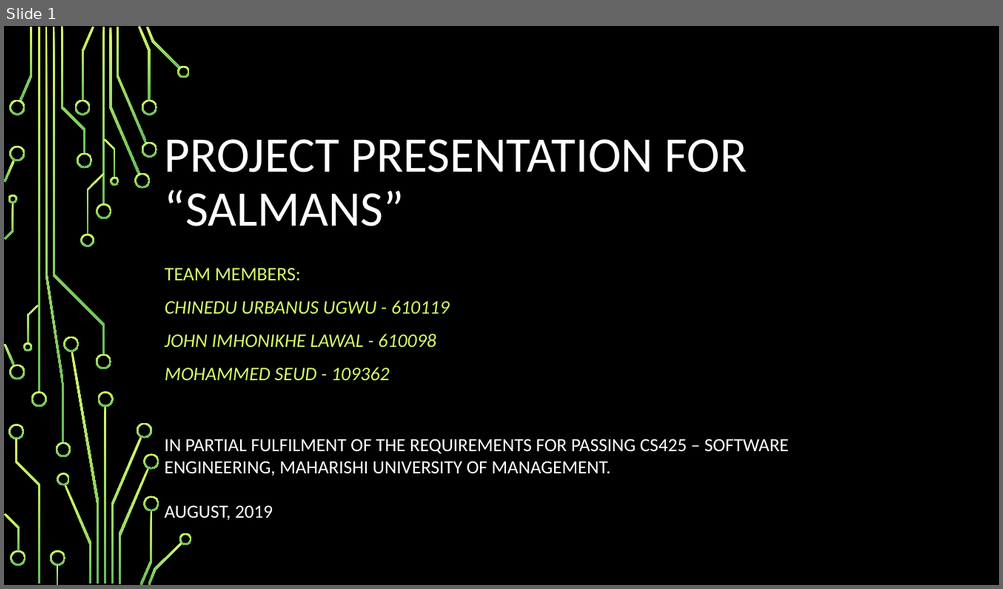
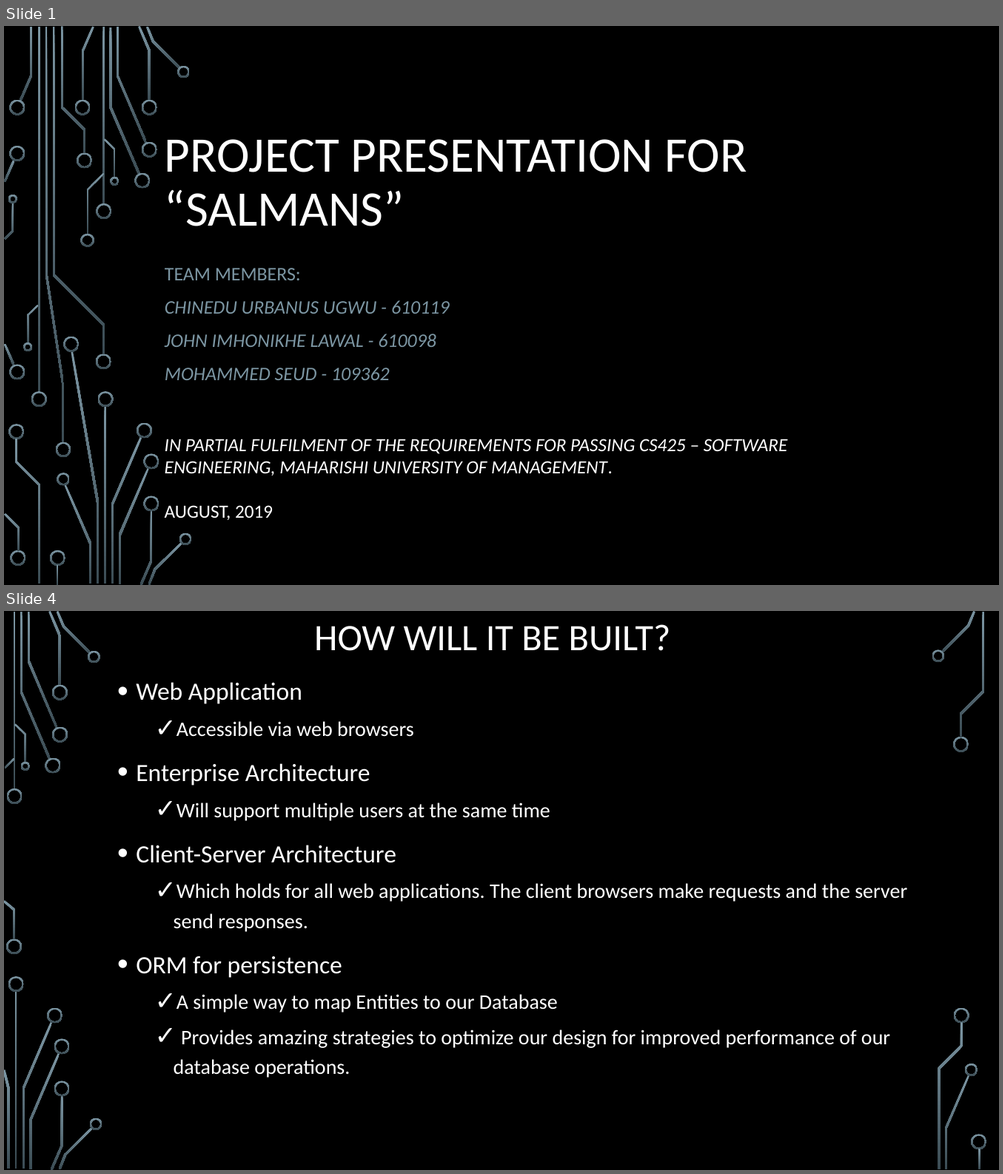
Before and after one commit to JohnLawal/SALMANS, a slide deck: Technical Documentation/projectpresentation.pptx. Shown one above the other, each under a label of ours: slide 1 before the commit, slides 1 and 4 after it; the slides between them are not shown. The pictures are 1003x589 and 1003x1174 pixels, drawn with LibreOffice and Linux fonts; fonts in the diff are those of the drawing; background and template pictures are left out. Boxes give left, top, right and bottom in pixels: in the first picture for what was removed or moved away, otherwise in the second. Text is boxed around its words. In the diff, an @@ line names an element or a change of style, - is before the commit and + after.

Commit message:
Updated Powerpoint slide to slide 4

```diff
--- a/Technical Documentation/projectpresentation.pptx
+++ b/Technical Documentation/projectpresentation.pptx
@@ slide 4 added at (4, 611, 999, 1170), background picture (left out) @@
@@ title added at (314, 624, 671, 651), 36 pt, text #FFFFFF @@
+HOW WILL IT BE BUILT?
@@ text added at (136, 682, 907, 1078), 20 pt, text #FFFFFF @@
+• Web Application
+  ✓ Accessible via web browsers
+• Enterprise Architecture
+  ✓ Will support multiple users at the same time
+• Client-Server Architecture
+  ✓ Which holds for all web applications. The client browsers make requests and the server send responses.
+• ORM for persistence
+  ✓ A simple way to map Entities to our Database
+  ✓ Provides amazing strategies to optimize our design for improved performance of our database operations.
@@ group added at (4, 611, 987, 1170): 33 freeform shapes, 3 rectangles @@
@@ slide 1 changed as well @@
@@ fill gradient #D8FC68 to #66BD5F to gradient #7C96A3 to #3B4C54 in 54 elements at (96, 204, 111, 219), (96, 355, 111, 370), (37, 27, 40, 392), (31, 392, 46, 407), (20, 27, 32, 101), (109, 27, 140, 175), (134, 173, 151, 189), (116, 27, 148, 143), (138, 26, 151, 101), (142, 141, 157, 157), (142, 100, 157, 116), (147, 27, 181, 69), (177, 65, 190, 78), (82, 27, 94, 101), (75, 100, 91, 116), (77, 153, 92, 169), (65, 485, 92, 584), (57, 473, 70, 486), (9, 100, 25, 116), (4, 344, 15, 366), (9, 365, 25, 380), (4, 160, 15, 183), (9, 146, 25, 162), (61, 27, 86, 153), (8, 424, 24, 440), (15, 439, 40, 583), (50, 551, 65, 566), (57, 565, 59, 585), (10, 551, 25, 566), (4, 514, 20, 552), (87, 173, 104, 235), (81, 234, 94, 247), (53, 27, 105, 355), (104, 138, 116, 178), (110, 177, 119, 186), (27, 305, 39, 344), (23, 343, 32, 352), (5, 203, 14, 239), (8, 195, 17, 204), (104, 406, 106, 585), (111, 437, 142, 584), (98, 392, 114, 407), (71, 352, 99, 585), (64, 336, 79, 352), (136, 423, 153, 439), (119, 469, 150, 585), (140, 511, 153, 585), (144, 454, 159, 470), (144, 496, 159, 511), (148, 543, 182, 585), (179, 534, 192, 545), (45, 27, 65, 443), (56, 443, 71, 457), (102, 27, 105, 205) @@
@@ subtitle "TEAM MEMBERS:" at (165, 268, 449, 380): text colour #D8FC68 to #7C96A3 @@
@@ text at (165, 439, 788, 476): italic on in "IN PARTIAL FULFILMENT OF THE REQUIREMENTS FOR ..." @@
```
Also in this commit, not shown: 3 other slides added, 2 slides removed, 3 other files.
